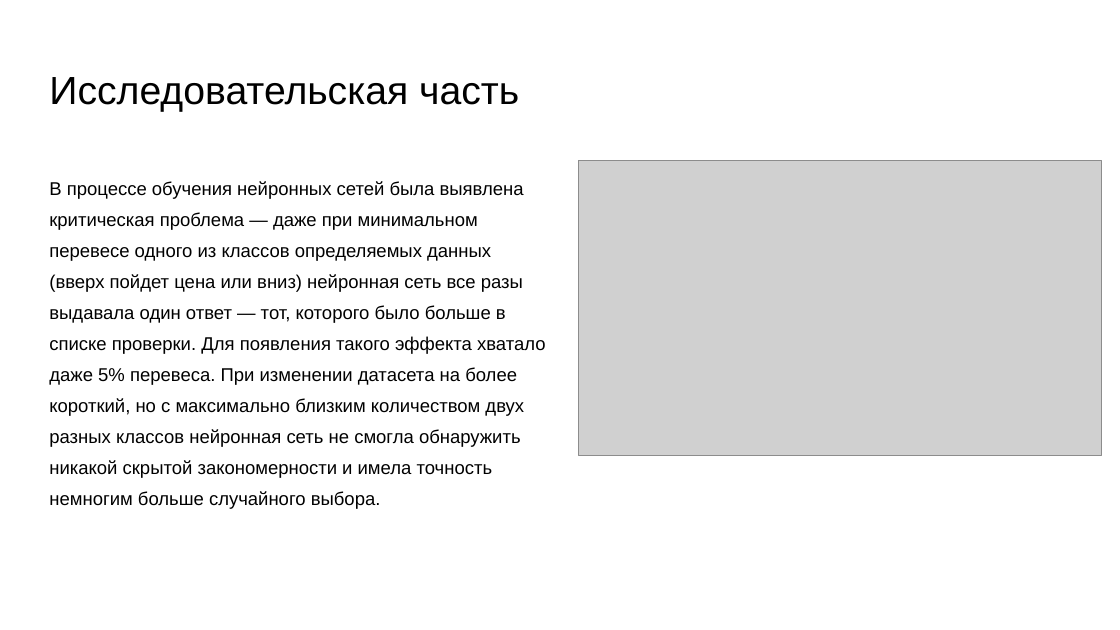
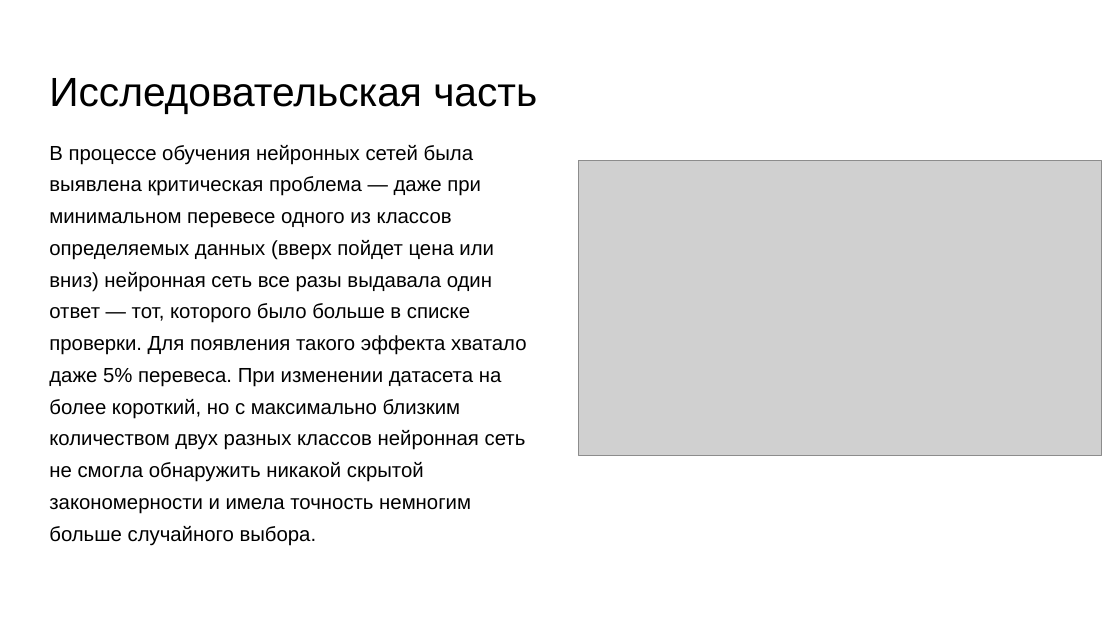
Before and after one commit to toadandahalf/ai_crypto, a slide deck: slide 10 of презентация.pptx. Drawn at 1120x630 pixels with LibreOffice and Linux fonts; fonts in the diff are those of the drawing; grey boxes stand for pictures. Boxes give left, top, right and bottom in pixels: in the first picture for what was removed or moved away, otherwise in the second. Text is boxed around its words. In the diff, an @@ line names an element or a change of style, - is before the commit and + after.

```diff
--- a/презентация.pptx
+++ b/презентация.pptx
@@ title "Исследовательская часть" at [49, 78, 537, 114]: size 25.2 to 26.2 pt @@
@@ text "В процессе обучения нейронных сетей ..." at [49, 145, 526, 546]: size 11.9 to 13.1 pt; line spacing 1.4 to 1.3 @@
```
Also in this commit, not shown: 11 other slides changed.
